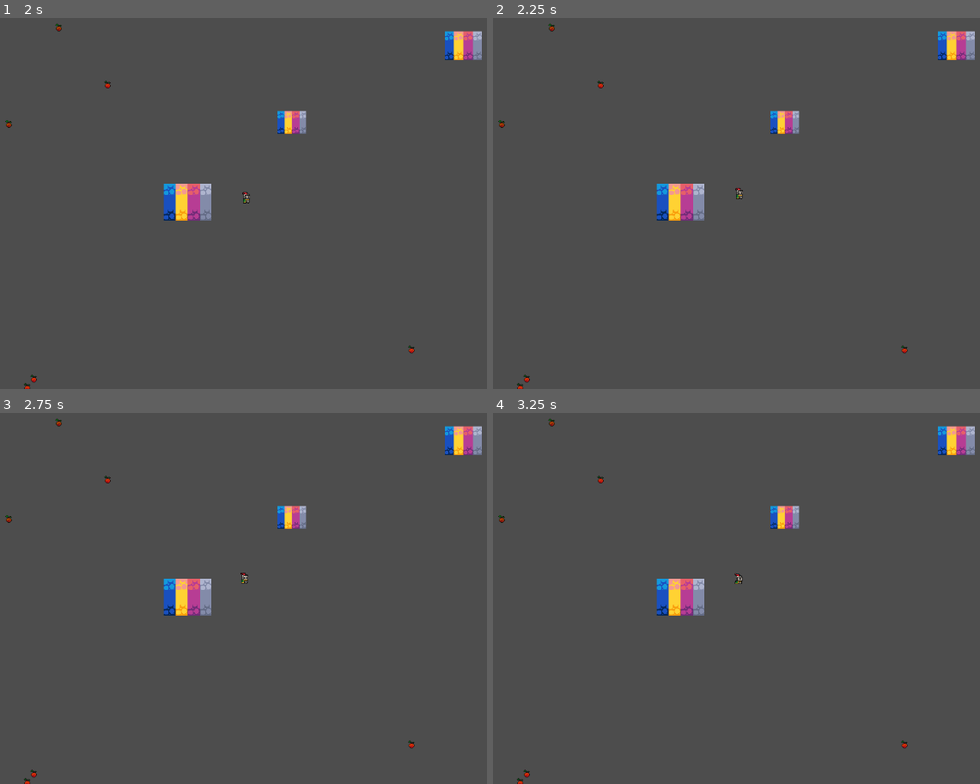
Above: before the commit, frames 1-4 (two rows, left to right).
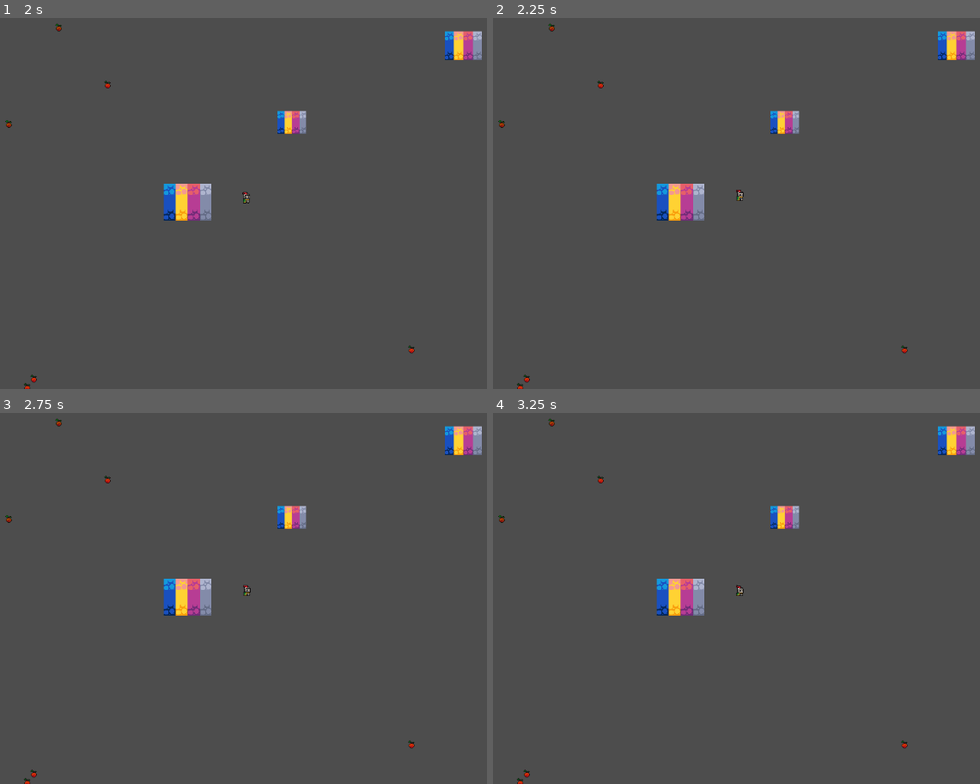
Above: after the commit, the same moments.

Repository: estherdefreitas/godot-agent
Game: Godot game, scene res://scenes/world.tscn
Same seed, same stepped clock (60 frames per second), same inputs: the game is played once before the commit and once after it.
Inputs:
- Up to frame 1 (2 s): tap Enter at 1.25 s
- Up to frame 2 (2.25 s): tap Space at 2 s
- Up to frame 3 (2.75 s): no input
- Up to frame 4 (3.25 s): no input

Frame 1 is identical in both runs. In frame 2, less than 0.1% of the frame differs, in the area x 49-52%, y 45-50%; in frame 3, less than 0.1%, in the area x 49-52%, y 43-50%; in frame 4, less than 0.1%.

Commit message:
feat: add death

Diff:
--- a/godot-agent/scripts/agent.gd
+++ b/godot-agent/scripts/agent.gd
@@ -35,11 +35,17 @@
 	perception_area.monitorable = true
 
 func _physics_process(delta: float) -> void:
+	if state == State.IDLE:
+		velocity = Vector2.ZERO
+		move_and_slide()
+		return
 	_update_perception()
 	_decide_goal()
 	_perform_action(delta)
 	_apply_energy_decay(delta)
 	_check_dead()
+	position.x = clamp(position.x, 0, screen_size.x)
+	position.y = clamp(position.y, 0, screen_size.y)
 
 	position.x = clamp(position.x, 0, screen_size.x)
 	position.y = clamp(position.y, 0, screen_size.y)
@@ -192,8 +198,11 @@
 			energy -= danger_damage_per_sec * delta
 
 	energy = clamp(energy, 0.0, max_energy)
+	print("energia", energy)
 
 func _check_dead() -> void:
-	if energy <= 0.0:
+	if energy <= 0.0 and state != State.IDLE:
+		energy = 0
 		state = State.IDLE
 		velocity = Vector2.ZERO
+		print("AGENTE MORREU")
